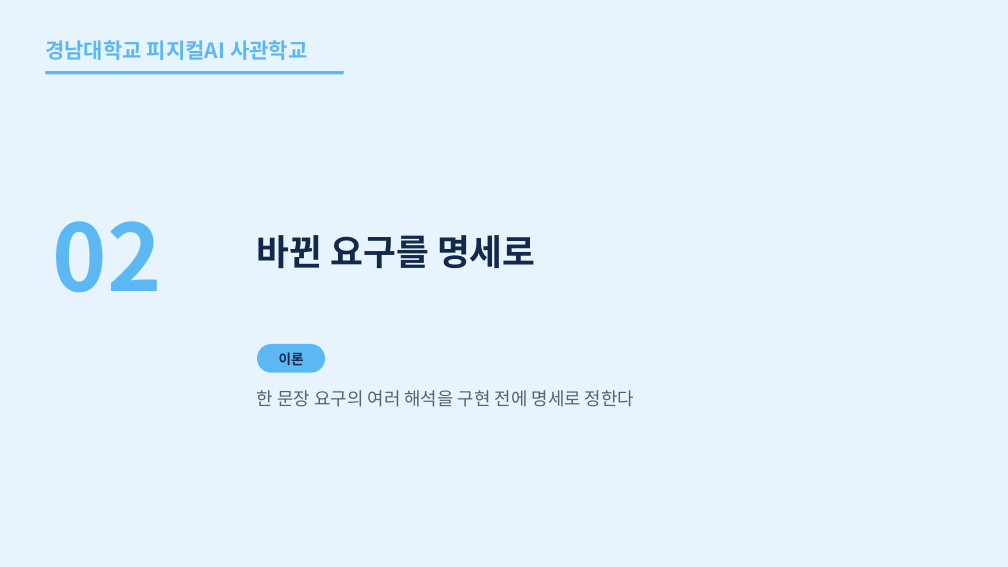
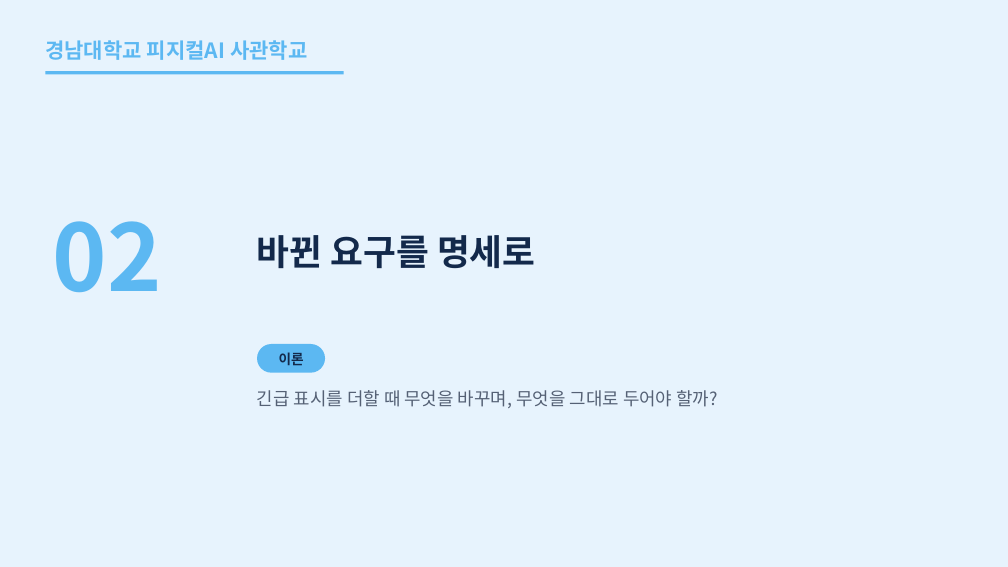
Before and after one commit to uengine-oss/hyd-iot-edu, a slide deck: slide 10 of workspace/강의제작/산출물/통합반/이론_오프라인/07회차/통합반_오프라인_07회차.pptx. Drawn at 1008x567 pixels with LibreOffice and Linux fonts; fonts in the diff are those of the drawing. Boxes give left, top, right and bottom in pixels: in the first picture for what was removed or moved away, otherwise in the second. Text is boxed around its words. In the diff, an @@ line names an element or a change of style, - is before the commit and + after.

Commit message:
통합반 현장 7회차 10~17장 변경 요청·명세와 출처별 렌더를 검증

```diff
--- a/workspace/강의제작/산출물/통합반/이론_오프라인/07회차/통합반_오프라인_07회차.pptx
+++ b/workspace/강의제작/산출물/통합반/이론_오프라인/07회차/통합반_오프라인_07회차.pptx
@@ text at (257, 390, 718, 408): text changed @@
-한 문장 요구의 여러 해석을 구현 전에 명세로 정한다
+긴급 표시를 더할 때 무엇을 바꾸며, 무엇을 그대로 두어야 할까?
```
Also in this commit, not shown: 5 other slides changed, 1 slide added, 1 slide removed, 10 other files.
